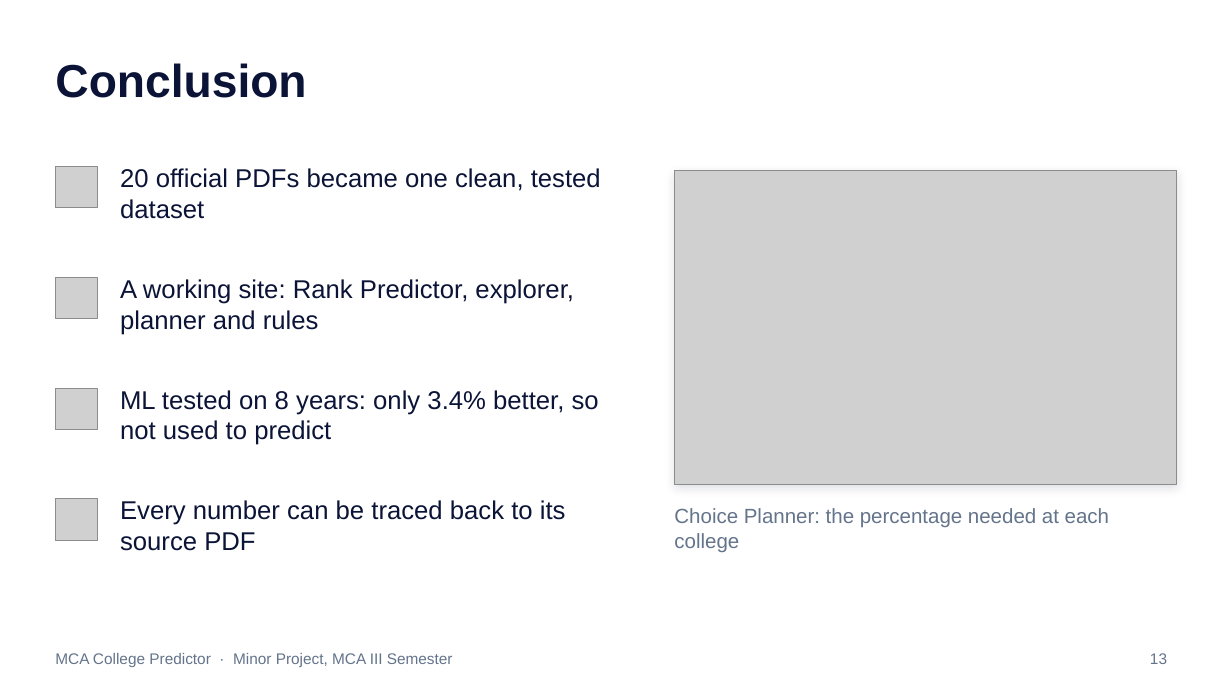
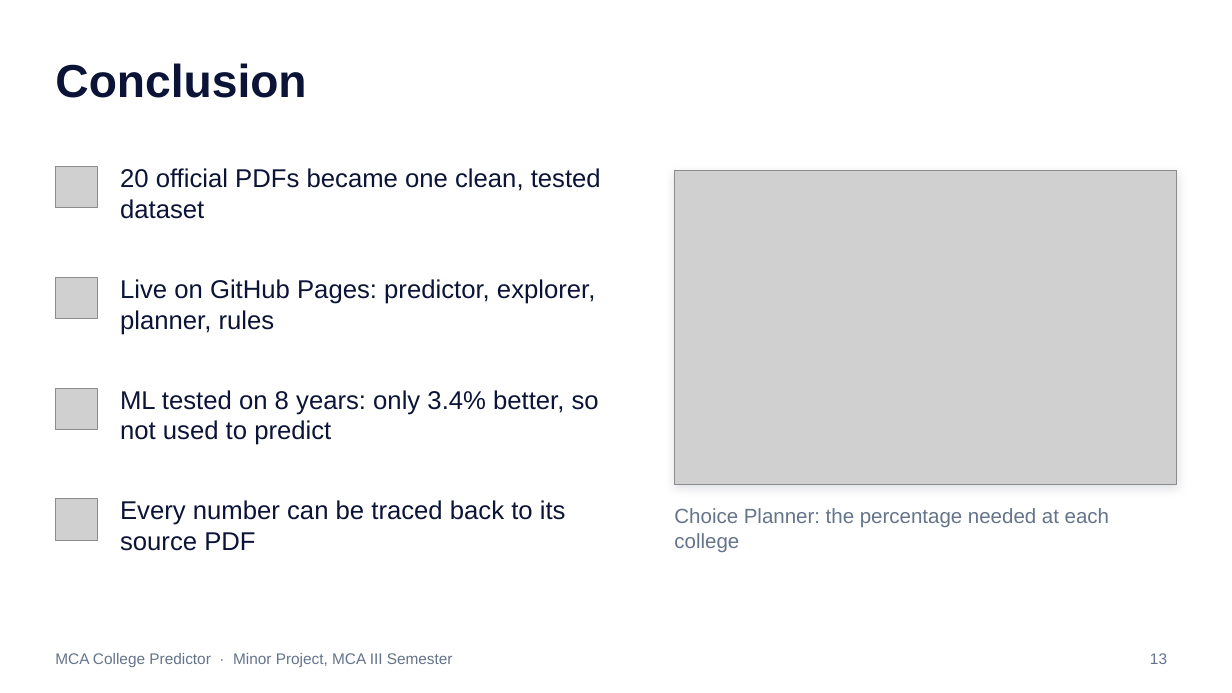
Before and after one commit to i-bhagyashree/mca-college-predictor, a slide deck: slide 13 of presentation/MCA_College_Predictor_Presentation.pptx. Drawn at 1232x693 pixels with LibreOffice and Linux fonts; fonts in the diff are those of the drawing; grey boxes stand for pictures. Boxes give left, top, right and bottom in pixels: in the first picture for what was removed or moved away, otherwise in the second. Text is boxed around its words. In the diff, an @@ line names an element or a change of style, - is before the commit and + after.

Commit message:
Presentation: updated screenshots and text, single presenter

```diff
--- a/presentation/MCA_College_Predictor_Presentation.pptx
+++ b/presentation/MCA_College_Predictor_Presentation.pptx
@@ text at [120,279,595,335]: text changed @@
-A working site: Rank Predictor, explorer, planner and rules
+Live on GitHub Pages: predictor, explorer, planner, rules
```
Also in this commit, not shown: 3 other slides changed, 1 other file.
